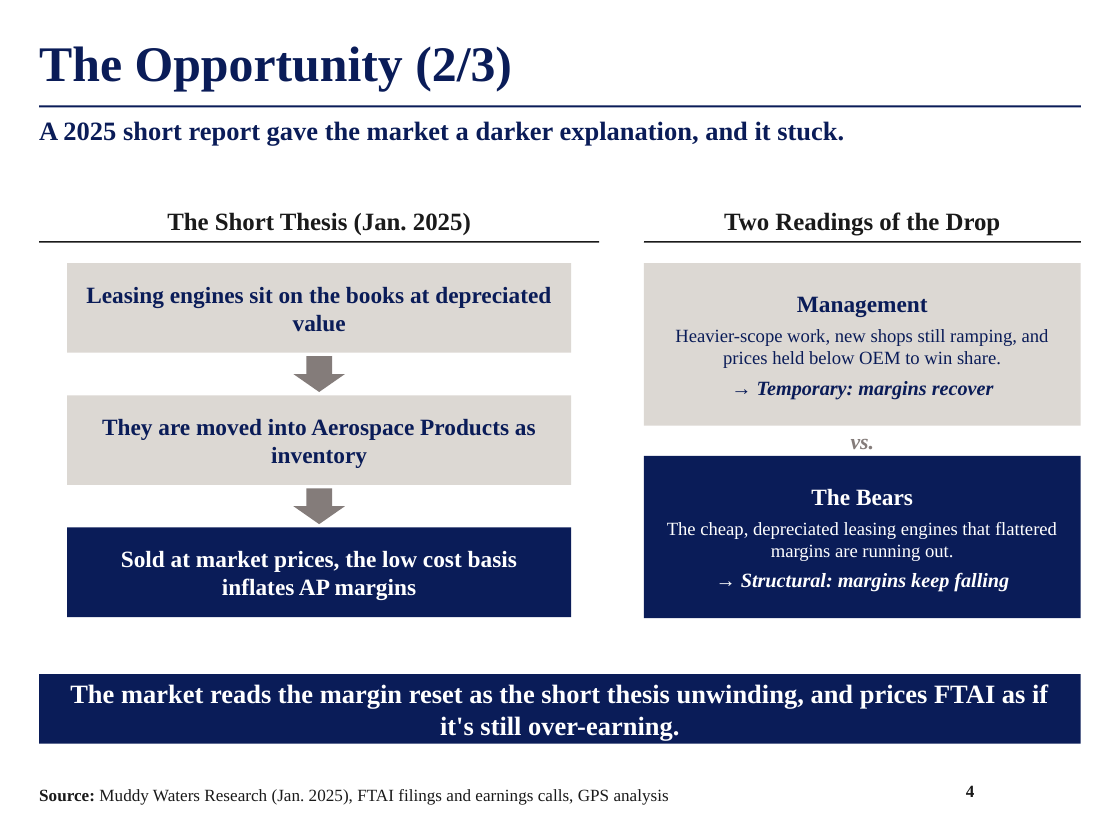
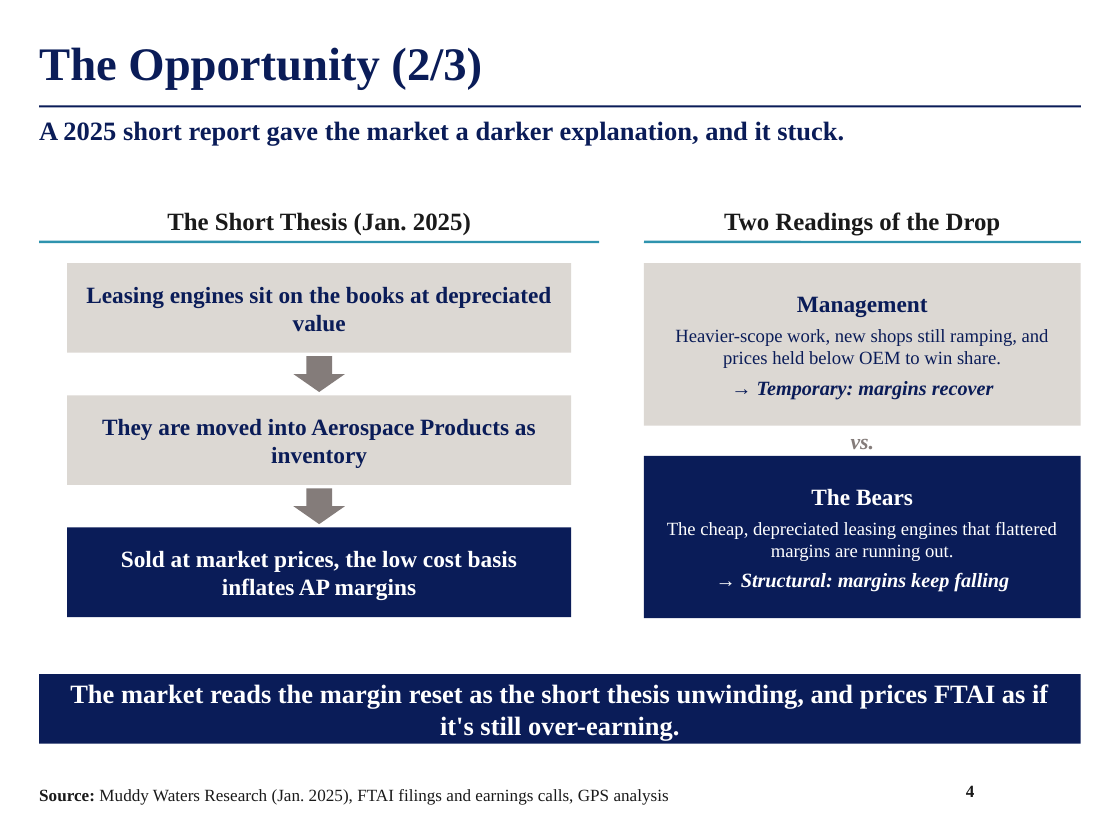
Before and after one commit to maxlsmls-dot/SPOT, a slide deck: slide 4 of deck/FTAI_Long_Pitch.pptx. Drawn at 1120x840 pixels with LibreOffice and Linux fonts; fonts in the diff are those of the drawing; background and template pictures are left out. Boxes give left, top, right and bottom in pixels: in the first picture for what was removed or moved away, otherwise in the second. Text is boxed around its words. In the diff, an @@ line names an element or a change of style, - is before the commit and + after.

```diff
--- a/deck/FTAI_Long_Pitch.pptx
+++ b/deck/FTAI_Long_Pitch.pptx
@@ title "The Opportunity (2/3)" at (x1=39, y1=47, x2=482, y2=90): size 32 to 30 pt @@
@@ line (39, 242) - (599, 242): stroke #1A1A1A 1 pt to #2E93AE 1.5 pt @@
@@ line (644, 242) - (1081, 242): stroke #1A1A1A 1 pt to #2E93AE 1.5 pt @@
```
Also in this commit, not shown: 34 other slides changed, 2 other files.
